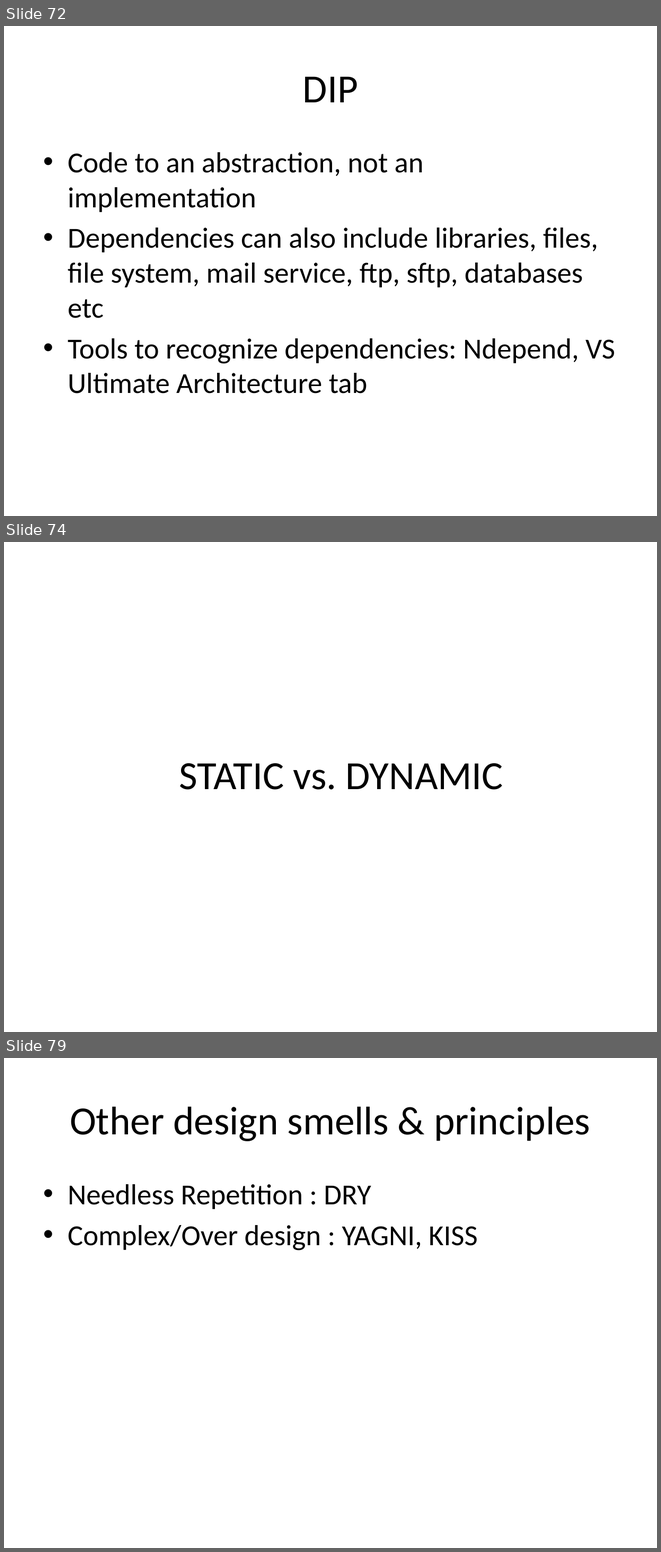
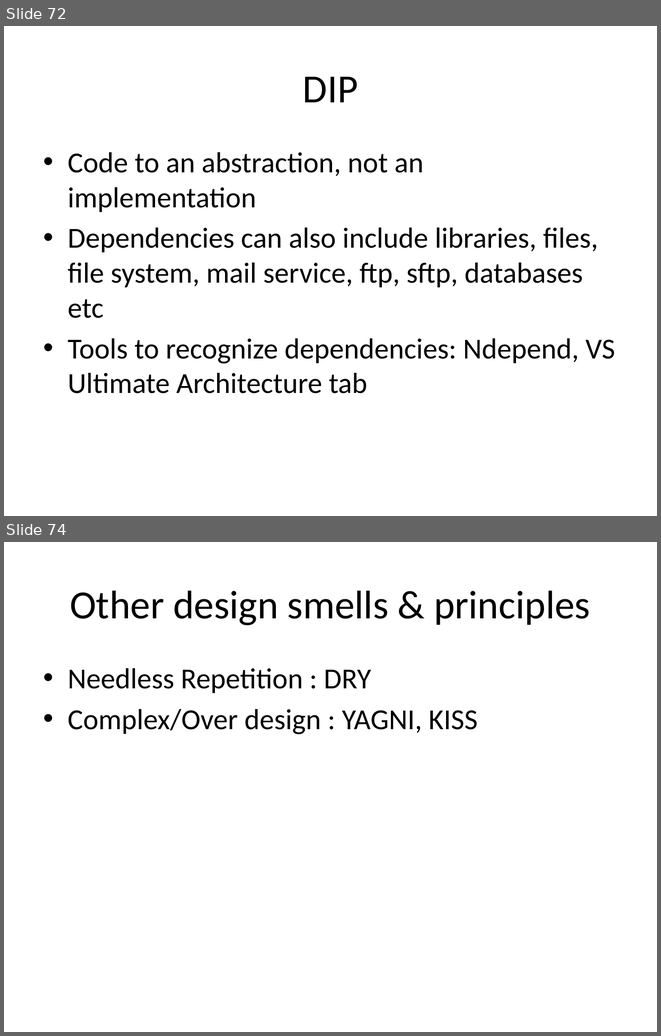
Before and after one commit to Mohamedsaied8/EmbeddedCppDiploma, a slide deck: cpp/slides/session10/SOLID Principles of OOD v2.pptx. Shown one above the other, each under a label of ours: slides 72, 74 and 79 before the commit, slides 72 and 74 after it; the slides between them are not shown. The pictures are 661x1552 and 661x1036 pixels, drawn with LibreOffice and Linux fonts; fonts in the diff are those of the drawing. Boxes give left, top, right and bottom in pixels: in the first picture for what was removed or moved away, otherwise in the second. Text is boxed around its words. In the diff, an @@ line names an element or a change of style, - is before the commit and + after.

```diff
--- a/cpp/slides/session10/SOLID Principles of OOD v2.pptx
+++ b/cpp/slides/session10/SOLID Principles of OOD v2.pptx
@@ slide 74 removed at box(4, 542, 657, 1032), background #FFFFFF @@
@@ title removed at box(179, 763, 503, 790) @@
-STATIC vs. DYNAMIC
@@ what was slide 79 is now slide 74 @@
```
Also in this commit, not shown: 6 other slides removed, 2 other files.
